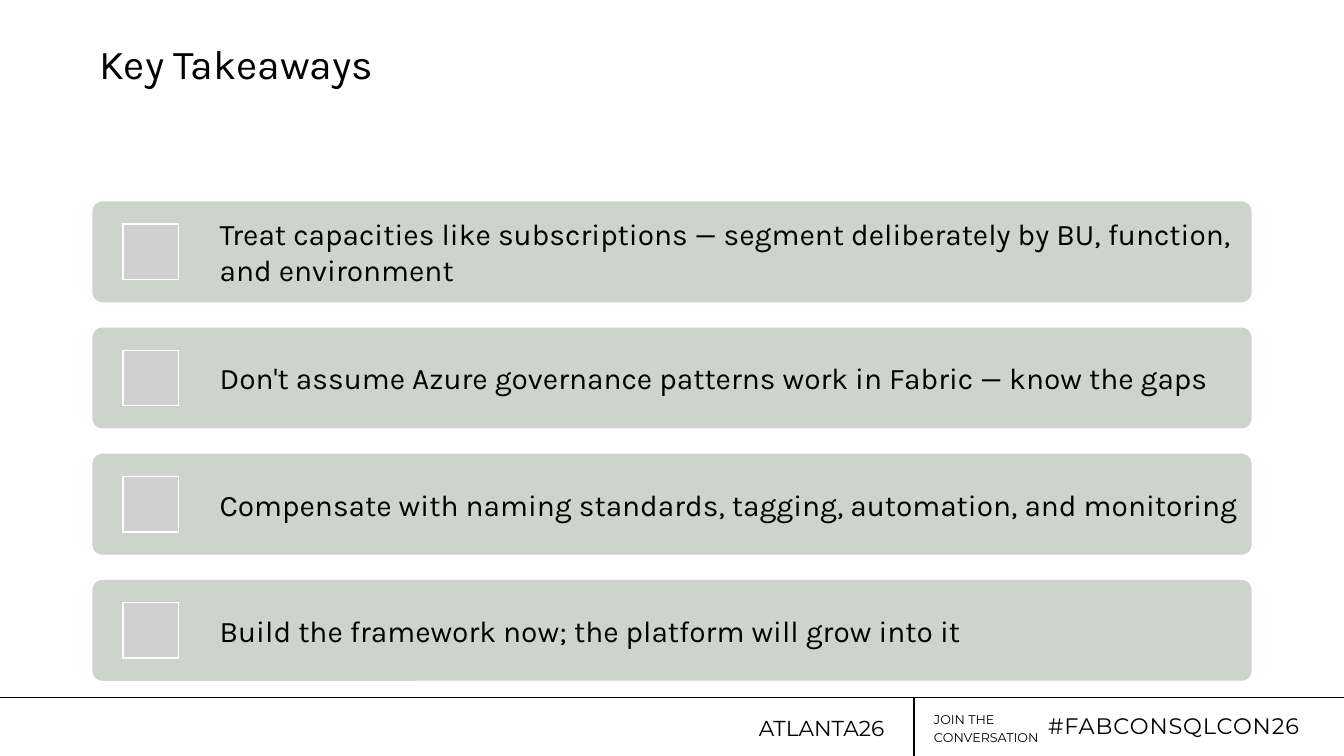
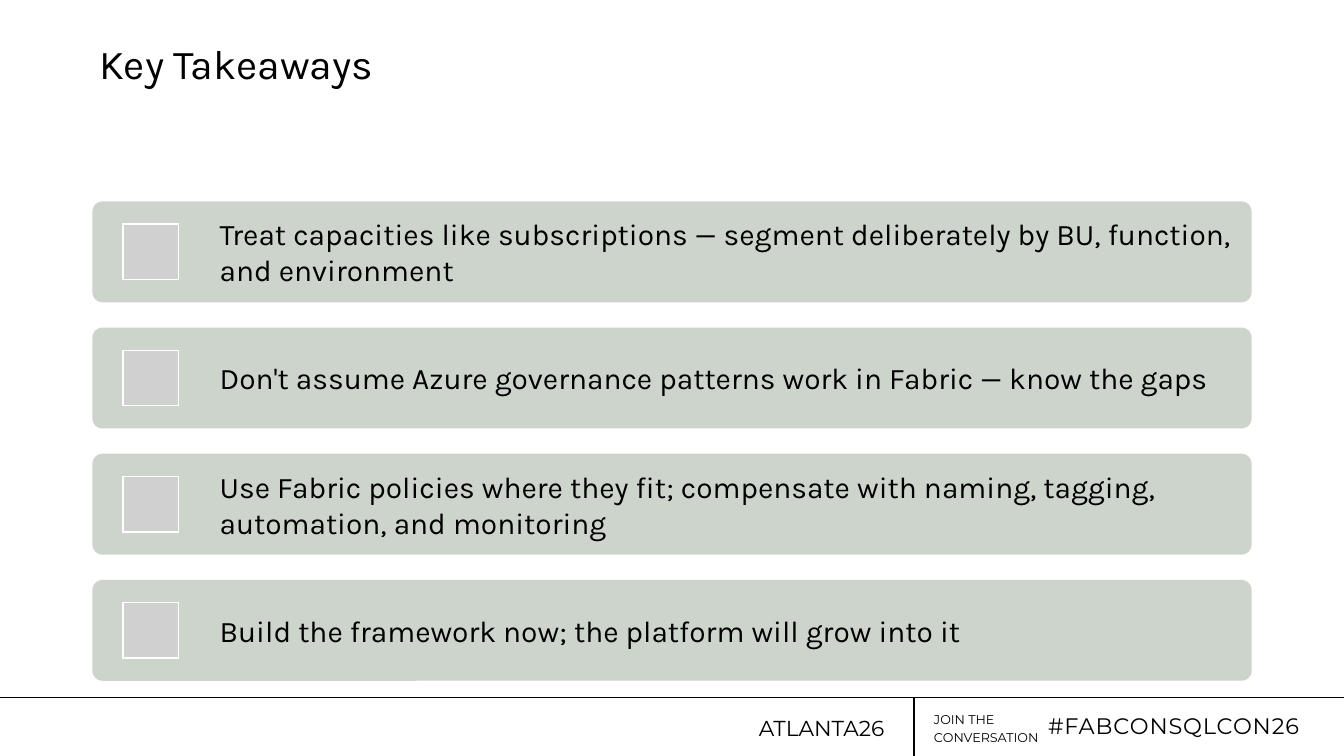
Before and after one commit to jdanton/FabricWAF, a slide deck: slide 34 of Dantoni_FabCon26-WAF.pptx (slide 33 before the commit). Drawn at 1344x756 pixels with LibreOffice and Linux fonts; fonts in the diff are those of the drawing; grey boxes stand for pictures; background and template pictures are left out. Boxes give left, top, right and bottom in pixels: in the first picture for what was removed or moved away, otherwise in the second. Text is boxed around its words. In the diff, an @@ line names an element or a change of style, - is before the commit and + after.

```diff
--- a/Dantoni_FabCon26-WAF.pptx
+++ b/Dantoni_FabCon26-WAF.pptx
@@ text at [220,477,1154,541]: text changed @@
-Compensate with naming standards, tagging, automation, and monitoring
+Use Fabric policies where they fit; compensate with naming, tagging, automation, and monitoring
```
Also in this commit, not shown: 7 other slides changed, 1 slide added, 5 slides removed.
